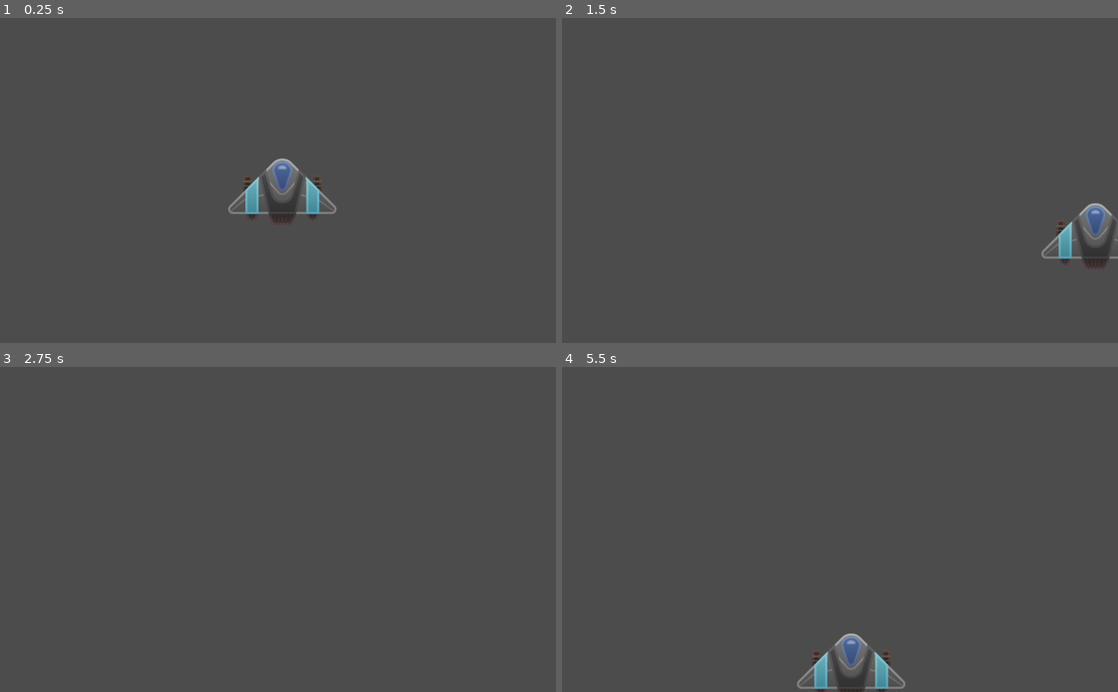
Above: before the commit, frames 1-4 (two rows, left to right).
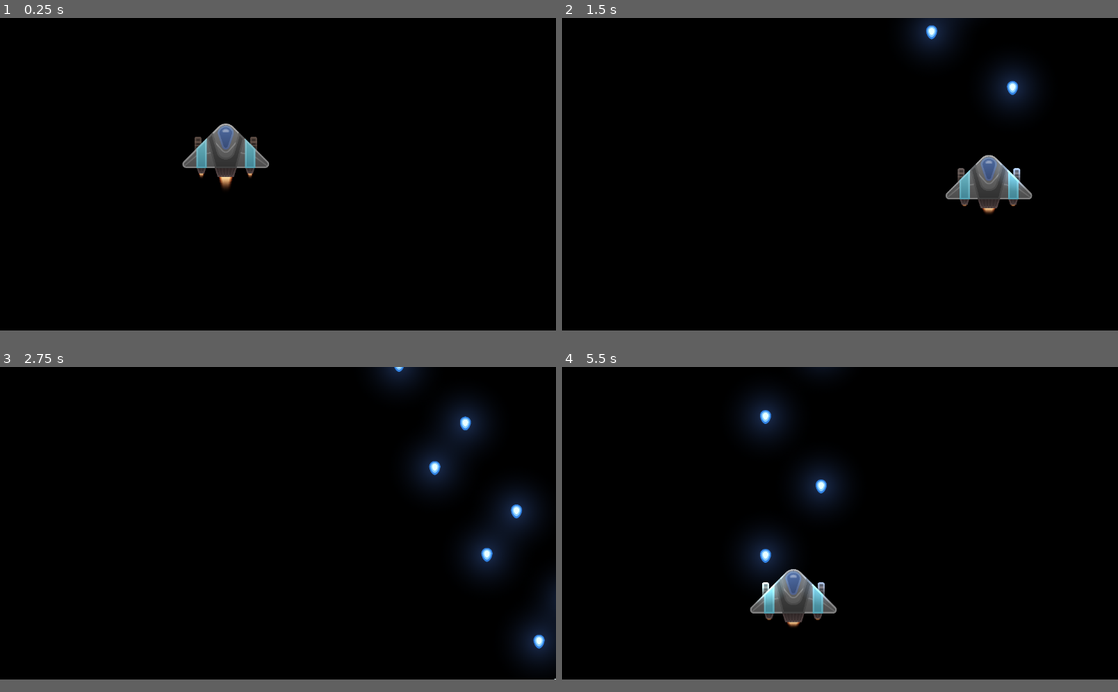
Above: after the commit, the same moments.

Repository: OneginIII/2D-Game
Game: Godot game, scene res://scenes/main.tscn
Same seed, same stepped clock (60 frames per second), same inputs: the game is played once before the commit and once after it.
Inputs:
- Up to frame 1 (0.25 s): no input
- Up to frame 2 (1.5 s): tap Enter at 0.5 s; hold D (right) 0.53-1.28 s; hold Ctrl (fire, bound only after the commit) 0.53-1.28 s; hold S (down) from 1.28 s (still down); tap Ctrl (fire, bound only after the commit) at 1.35 s
- Up to frame 3 (2.75 s): release S (down) at 2.03 s; hold D (right) from 2.03 s (still down); hold Ctrl (fire, bound only after the commit) from 2.03 s (still down)
- Up to frame 4 (5.5 s): release D (right) at 2.78 s; release Ctrl (fire, bound only after the commit) at 2.78 s; hold W (up) 2.78-3.53 s; tap Ctrl (fire, bound only after the commit) at 2.85, 4.35 s; hold Ctrl (fire, bound only after the commit) 3.53-4.28 s; hold A (left) 3.53-5.03 s; hold S (down) from 5.03 s (still down); hold Ctrl (fire, bound only after the commit) from 5.03 s (still down)
The window is 800x468 before the commit and 800x450 after it. Grey fills any space a smaller window leaves; there, only what the larger window draws over its background counts as a difference.

The runs differ from the first frame. In frame 1, 95% of the frame differs, in the area x 0-100%, y 0-97%; in frame 2, 96%; in frame 3, 96%; in frame 4, 96%.

Commit message:
Update player graphics, add shooting and effects

Diff:
--- a/project.godot
+++ b/project.godot
@@ -8,11 +8,30 @@
 
 config_version=4
 
+_global_script_classes=[ {
+"base": "KinematicBody2D",
+"class": "PlayerShip",
+"language": "GDScript",
+"path": "res://scenes/game/entity/player/player.gd"
+} ]
+_global_script_class_icons={
+"PlayerShip": ""
+}
+
 [application]
 
 config/name="2d Game"
 run/main_scene="res://scenes/main.tscn"
 config/icon="res://icon.png"
+
+[debug]
+
+gdscript/warnings/return_value_discarded=false
+
+[display]
+
+window/size/width=1280
+window/size/height=720
 
 [input]
 
@@ -40,6 +59,11 @@
 , Object(InputEventKey,"resource_local_to_scene":false,"resource_name":"","device":0,"alt":false,"shift":false,"control":false,"meta":false,"command":false,"pressed":false,"scancode":16777233,"physical_scancode":0,"unicode":0,"echo":false,"script":null)
  ]
 }
+fire={
+"deadzone": 0.5,
+"events": [ Object(InputEventKey,"resource_local_to_scene":false,"resource_name":"","device":0,"alt":false,"shift":false,"control":false,"meta":false,"command":false,"pressed":false,"scancode":16777238,"physical_scancode":0,"unicode":0,"echo":false,"script":null)
+ ]
+}
 
 [physics]
 
@@ -47,4 +71,5 @@
 
 [rendering]
 
+environment/default_clear_color=Color( 0, 0, 0, 1 )
 environment/default_environment="res://default_env.tres"
--- /dev/null
+++ b/scenes/game/entity/bullet/base_bullet.gd
@@ -0,0 +1,14 @@
+extends Area2D
+
+export var direction_vector := Vector2(0.0, -100.0)
+export var lifetime := 5.0
+
+var lifetime_timer := Timer.new()
+
+func _ready():
+	add_child(lifetime_timer)
+	lifetime_timer.connect("timeout", self, "queue_free")
+	lifetime_timer.start(lifetime)
+
+func _physics_process(delta):
+	translate(direction_vector * delta)
--- /dev/null
+++ b/scenes/game/entity/bullet/base_bullet.tscn
@@ -0,0 +1,13 @@
+[gd_scene load_steps=3 format=2]
+
+[ext_resource path="res://scenes/game/entity/bullet/base_bullet.gd" type="Script" id=1]
+
+[sub_resource type="CircleShape2D" id=1]
+
+[node name="BaseBullet" type="Area2D"]
+script = ExtResource( 1 )
+
+[node name="Shape" type="CollisionShape2D" parent="."]
+shape = SubResource( 1 )
+
+[node name="Sprite" type="Sprite" parent="."]
--- /dev/null
+++ b/scenes/game/entity/bullet/player/player_bullet.tscn
@@ -0,0 +1,21 @@
+[gd_scene load_steps=5 format=2]
+
+[ext_resource path="res://scenes/game/entity/bullet/base_bullet.tscn" type="PackedScene" id=1]
+[ext_resource path="res://scenes/game/entity/player/assets/bullet.png" type="Texture" id=2]
+[ext_resource path="res://scenes/game/entity/player/assets/bullet_light.png" type="Texture" id=3]
+
+[sub_resource type="CanvasItemMaterial" id=1]
+blend_mode = 1
+
+[node name="PlayerBullet" instance=ExtResource( 1 )]
+direction_vector = Vector2( 0, -1000 )
+lifetime = 2.0
+
+[node name="Sprite" parent="." index="1"]
+scale = Vector2( 0.4, 0.4 )
+texture = ExtResource( 2 )
+
+[node name="Light" type="Sprite" parent="." index="2"]
+modulate = Color( 0.1155, 0.187, 0.33, 1 )
+material = SubResource( 1 )
+texture = ExtResource( 3 )
--- /dev/null
+++ b/scenes/game/entity/player/assets/2d_perspective_additive.gdshader
@@ -0,0 +1,16 @@
+shader_type canvas_item;
+render_mode blend_add;
+
+uniform float gradient_effect : hint_range(-0.1, 0.1) = 0.0;
+uniform float warp_effect : hint_range(-0.1, 0.1) = 0.0;
+
+float centered_gradient(float v){
+	float gradient = (v - 0.5) * 2.0;
+	return gradient;
+}
+
+void fragment(){
+	vec2 warp = vec2(centered_gradient(UV.x), centered_gradient(UV.y));
+	vec4 image = texture(TEXTURE, UV + vec2(abs(warp.x) * warp_effect, warp.x * (warp.y * warp_effect)));
+	COLOR = image;
+}
--- /dev/null
+++ b/scenes/game/entity/player/assets/exhaust_flame.gdshader
@@ -0,0 +1,9 @@
+shader_type canvas_item;
+render_mode blend_add;
+
+uniform float speed : hint_range(0.0, 25.0) = 10.0;
+uniform float amount : hint_range(0.0, 1.0) = 0.2;
+
+void vertex(){
+	VERTEX.y *= (sin(TIME * speed) * amount) + 1.0 + amount;
+}
--- a/scenes/game/entity/player/player.gd
+++ b/scenes/game/entity/player/player.gd
@@ -1,18 +1,52 @@
 extends KinematicBody2D
 
-onready var visual := get_node("Visual")
+class_name PlayerShip
+
+const bullet_scene = preload("res://scenes/game/entity/bullet/player/player_bullet.tscn")
+
+enum Gun {GUN_LEFT, GUN_RIGHT}
+
+signal gun_fired(gun_position)
 
 export var speed := 10.0
 export var acceleration := 10.0
+export var fire_rate := 0.5
 
+onready var player_visual := $Visual
+onready var gun_position_left := $GunPositionLeft
+onready var gun_position_right := $GunPositionRight
+
+var input_move_vector := Vector2.ZERO
 var current_move_vector := Vector2.ZERO
+var fire_rate_timer := Timer.new()
+var last_fired: int = Gun.GUN_LEFT
+
+func _ready():
+	fire_rate_timer.one_shot = true
+	add_child(fire_rate_timer)
+	connect("gun_fired", player_visual, "gun_fired")
 
 func _physics_process(delta):
-	var move_vector := Vector2(Input.get_axis("left", "right"), Input.get_axis("up", "down"))
-	move_vector = move_vector.clamped(1.0);
-	current_move_vector = current_move_vector.move_toward(move_vector, delta * acceleration)
+	current_move_vector = current_move_vector.move_toward(input_move_vector, delta * acceleration)
 	move_and_collide(current_move_vector * speed)
 
-	var mat := visual.material as ShaderMaterial
-	mat.set_shader_param("gradient_effect", -current_move_vector.x / (speed * 2.0))
-	mat.set_shader_param("warp_effect", current_move_vector.x / (speed * 3.0))
+func _process(_delta):
+	input_move_vector = Vector2(Input.get_axis("left", "right"), Input.get_axis("up", "down"))
+	input_move_vector = input_move_vector.clamped(1.0);
+	if Input.is_action_pressed("fire"):
+		fire()
+	player_visual.reference_vector = current_move_vector
+
+func fire():
+	if fire_rate_timer.is_stopped():
+		var bullet = bullet_scene.instance()
+		if last_fired == Gun.GUN_LEFT:
+			bullet.global_position = gun_position_right.global_position
+			emit_signal("gun_fired", Gun.GUN_RIGHT)
+			last_fired = Gun.GUN_RIGHT
+		elif last_fired == Gun.GUN_RIGHT:
+			bullet.global_position = gun_position_left.global_position
+			emit_signal("gun_fired", Gun.GUN_LEFT)
+			last_fired = Gun.GUN_LEFT
+		get_parent().add_child(bullet)
+		fire_rate_timer.start(fire_rate)
--- a/scenes/game/entity/player/player.tscn
+++ b/scenes/game/entity/player/player.tscn
@@ -1,25 +1,101 @@
-[gd_scene load_steps=5 format=2]
+[gd_scene load_steps=13 format=2]
 
 [ext_resource path="res://scenes/game/entity/player/player.gd" type="Script" id=1]
 [ext_resource path="res://scenes/game/entity/player/assets/ship.png" type="Texture" id=2]
 [ext_resource path="res://scenes/game/entity/player/assets/2d_perspective.gdshader" type="Shader" id=3]
+[ext_resource path="res://scenes/game/entity/player/assets/gun_light_transparent.png" type="Texture" id=4]
+[ext_resource path="res://scenes/game/entity/player/assets/exhaust.png" type="Texture" id=6]
+[ext_resource path="res://scenes/game/entity/player/assets/exhaust_flame.gdshader" type="Shader" id=7]
+[ext_resource path="res://scenes/game/entity/player/player_visual.gd" type="Script" id=8]
 
-[sub_resource type="ShaderMaterial" id=2]
+[sub_resource type="ShaderMaterial" id=1]
 shader = ExtResource( 3 )
 shader_param/gradient_effect = 0.0
 shader_param/warp_effect = 0.0
 
+[sub_resource type="ShaderMaterial" id=4]
+shader = ExtResource( 7 )
+shader_param/speed = 10.0
+shader_param/amount = 0.2
+
+[sub_resource type="CanvasItemMaterial" id=10]
+blend_mode = 1
+
+[sub_resource type="ShaderMaterial" id=6]
+shader = ExtResource( 3 )
+shader_param/gradient_effect = 0.0
+shader_param/warp_effect = 0.0
+
+[sub_resource type="ViewportTexture" id=5]
+viewport_path = NodePath("Visual/PlayerViewport")
+
 [node name="Player" type="KinematicBody2D"]
 script = ExtResource( 1 )
+fire_rate = 0.1
 
 [node name="Visual" type="Node2D" parent="."]
-material = SubResource( 2 )
+position = Vector2( 0, 48 )
+script = ExtResource( 8 )
+gun_light_modulate = Color( 0.75, 1.0957, 1.5, 1 )
+
+[node name="PlayerViewport" type="Viewport" parent="Visual"]
+size = Vector2( 512, 512 )
+transparent_bg = true
+disable_3d = true
+usage = 0
+render_target_v_flip = true
+
+[node name="Ship" type="Sprite" parent="Visual/PlayerViewport"]
+material = SubResource( 1 )
+position = Vector2( 256, 128 )
+texture = ExtResource( 2 )
+
+[node name="ExhaustFlameLeft" type="Sprite" parent="Visual/PlayerViewport"]
+material = SubResource( 4 )
+position = Vector2( 144, 232 )
+scale = Vector2( 0.2, 0.2 )
+z_index = -1
+texture = ExtResource( 6 )
+offset = Vector2( 0, 48 )
+
+[node name="ExhaustFlameMiddle" type="Sprite" parent="Visual/PlayerViewport"]
+material = SubResource( 4 )
+position = Vector2( 368, 232 )
+scale = Vector2( 0.2, 0.2 )
+z_index = -1
+texture = ExtResource( 6 )
+offset = Vector2( 0, 48 )
+
+[node name="ExhaustFlameRight" type="Sprite" parent="Visual/PlayerViewport"]
+material = SubResource( 4 )
+position = Vector2( 256, 248 )
 scale = Vector2( 0.5, 0.5 )
+z_index = -1
+texture = ExtResource( 6 )
+offset = Vector2( 0, 48 )
+
+[node name="GunLightLeft" type="Sprite" parent="Visual/PlayerViewport"]
+material = SubResource( 10 )
+position = Vector2( 128, 128 )
+texture = ExtResource( 4 )
+
+[node name="GunLightRight" type="Sprite" parent="Visual/PlayerViewport"]
+material = SubResource( 10 )
+position = Vector2( 384, 128 )
+texture = ExtResource( 4 )
+flip_h = true
 
 [node name="Sprite" type="Sprite" parent="Visual"]
-use_parent_material = true
-texture = ExtResource( 2 )
+material = SubResource( 6 )
+scale = Vector2( 0.5, 0.5 )
+texture = SubResource( 5 )
 
 [node name="Shape" type="CollisionPolygon2D" parent="."]
-visible = false
+position = Vector2( 0, -16 )
 polygon = PoolVector2Array( 0, -56, 16, -48, 96, 32, 88, 38, -88, 38, -96, 32, -16, -48 )
+
+[node name="GunPositionLeft" type="Position2D" parent="."]
+position = Vector2( -64, -54 )
+
+[node name="GunPositionRight" type="Position2D" parent="."]
+position = Vector2( 64, -54 )
--- /dev/null
+++ b/scenes/game/entity/player/player_visual.gd
@@ -0,0 +1,42 @@
+extends Node2D
+
+export var gun_light_modulate := Color.lightskyblue
+
+onready var sprite_material := $Sprite.material as ShaderMaterial
+onready var exhaust_materials := []
+onready var gun_light_left := $PlayerViewport/GunLightLeft
+onready var gun_light_right := $PlayerViewport/GunLightRight
+
+var reference_vector := Vector2.ZERO
+var light_tween := Tween.new()
+
+const GRADIENT_AMOUNT := 0.1
+const WARP_AMOUNT := 0.05
+const EXHAUST_SPEED := 10.0
+const EXHAUST_SPEED_MIN := 5.0
+const EXHAUST_AMOUNT := 1.0
+const EXHAUST_AMOUNT_MIN := 0.5
+const GUN_LIGHTUP_TIME := 0.25
+
+func _ready():
+	exhaust_materials.append($PlayerViewport/ExhaustFlameLeft.material)
+	exhaust_materials.append($PlayerViewport/ExhaustFlameMiddle.material)
+	exhaust_materials.append($PlayerViewport/ExhaustFlameRight.material)
+	gun_light_left.modulate = Color.black
+	gun_light_right.modulate = Color.black
+	add_child(light_tween)
+
+func _process(_delta):
+	sprite_material.set_shader_param("gradient_effect", -reference_vector.x * GRADIENT_AMOUNT)
+	sprite_material.set_shader_param("warp_effect", reference_vector.x * WARP_AMOUNT)
+
+	for mat in exhaust_materials:
+		mat.set_shader_param("speed", -reference_vector.y * EXHAUST_SPEED + EXHAUST_SPEED_MIN)
+		mat.set_shader_param("amount", -reference_vector.y * EXHAUST_AMOUNT + EXHAUST_AMOUNT_MIN)
+
+func gun_fired(gun_position):
+	if gun_position == PlayerShip.Gun.GUN_LEFT:
+		light_tween.interpolate_property(gun_light_left, "modulate", gun_light_modulate, Color.black, GUN_LIGHTUP_TIME)
+	elif gun_position == PlayerShip.Gun.GUN_RIGHT:
+		light_tween.interpolate_property(gun_light_right, "modulate", gun_light_modulate, Color.black, GUN_LIGHTUP_TIME)
+	light_tween.start()
Binary file added: scenes/game/entity/player/assets/gun_light_transparent.png
Not shown, added: scenes/game/entity/player/assets/gun_light_transparent.png.import
